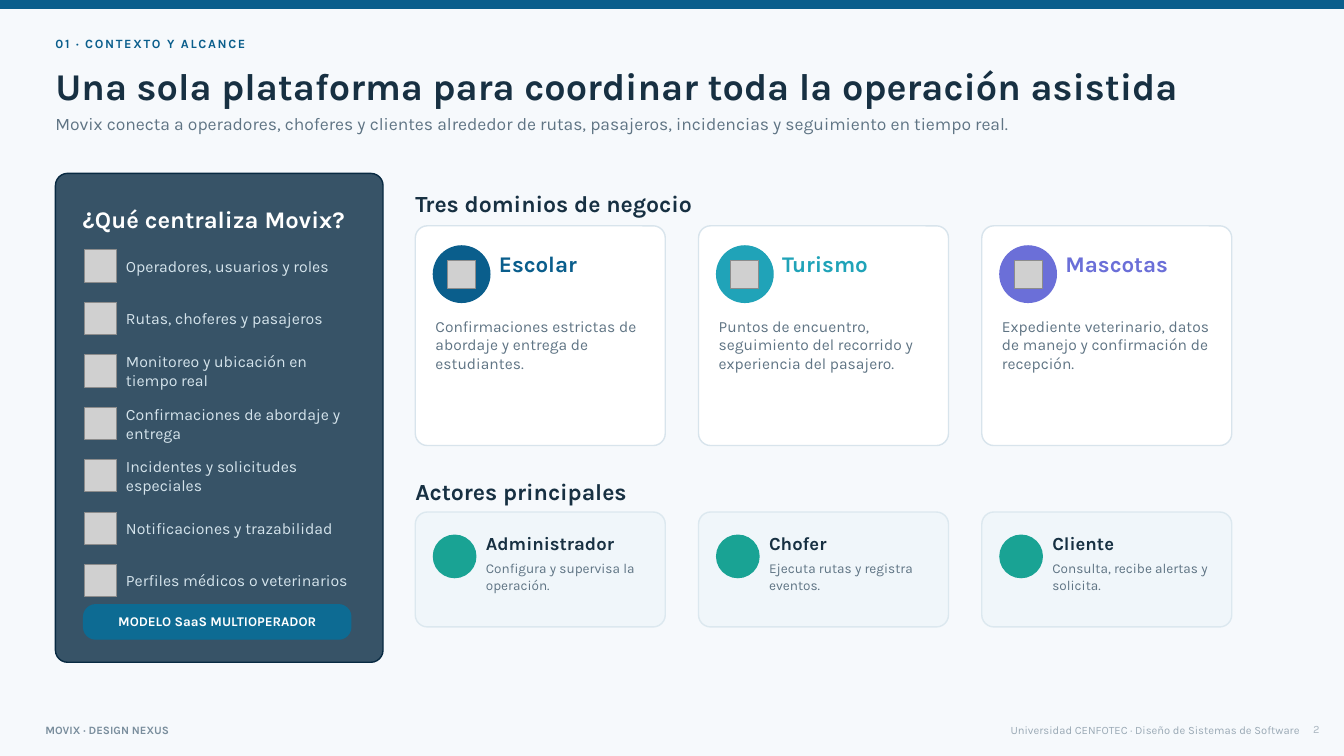
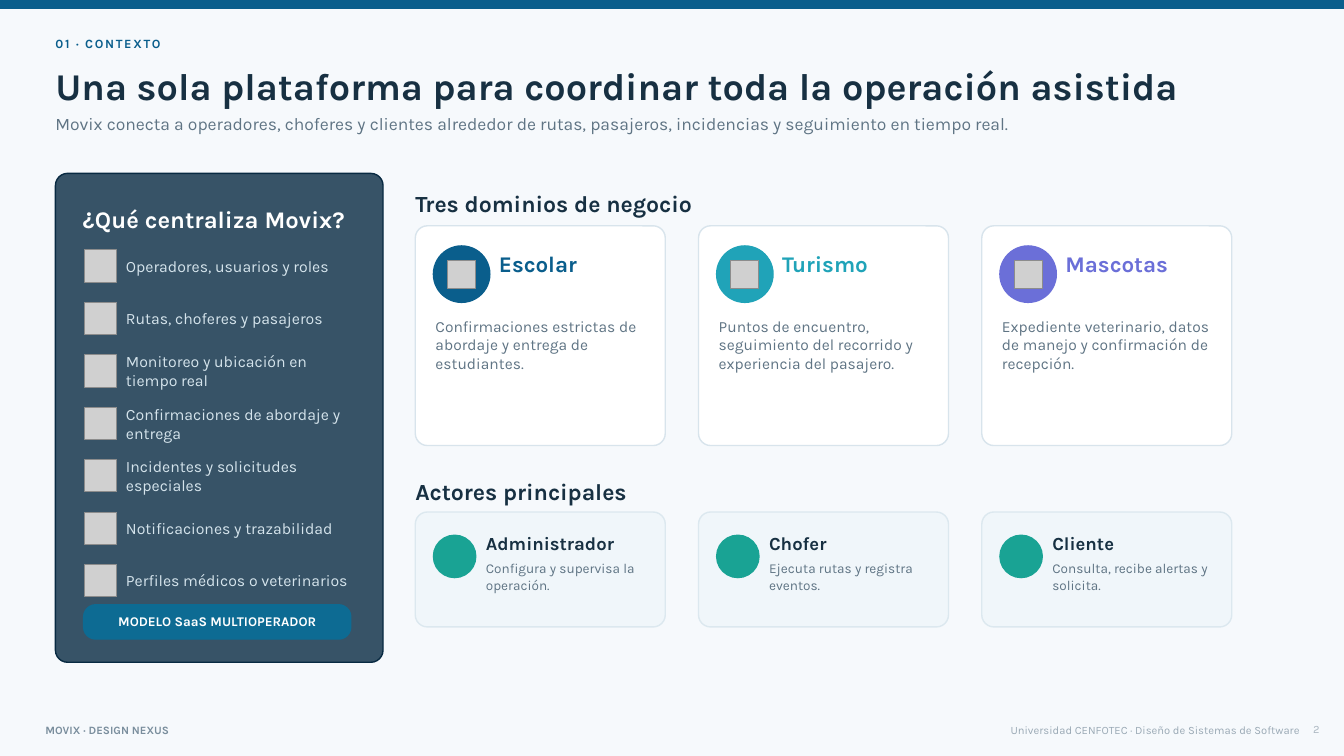
Before and after one commit to tomazoque/pswe-04-proyecto-final, a slide deck: slide 2 of Presentacion/Movix_Presentacion_10_Ago_2026.pptx. Drawn at 1344x756 pixels with LibreOffice and Linux fonts; fonts in the diff are those of the drawing; grey boxes stand for pictures; background and template pictures are left out. Boxes give left, top, right and bottom in pixels: in the first picture for what was removed or moved away, otherwise in the second. Text is boxed around its words. In the diff, an @@ line names an element or a change of style, - is before the commit and + after.

```diff
--- a/Presentacion/Movix_Presentacion_10_Ago_2026.pptx
+++ b/Presentacion/Movix_Presentacion_10_Ago_2026.pptx
@@ text at (55,39,160,48): text changed @@
-01 · CONTEXTO Y ALCANCE
+01 · CONTEXTO
```
Also in this commit, not shown: 3 other slides changed.
